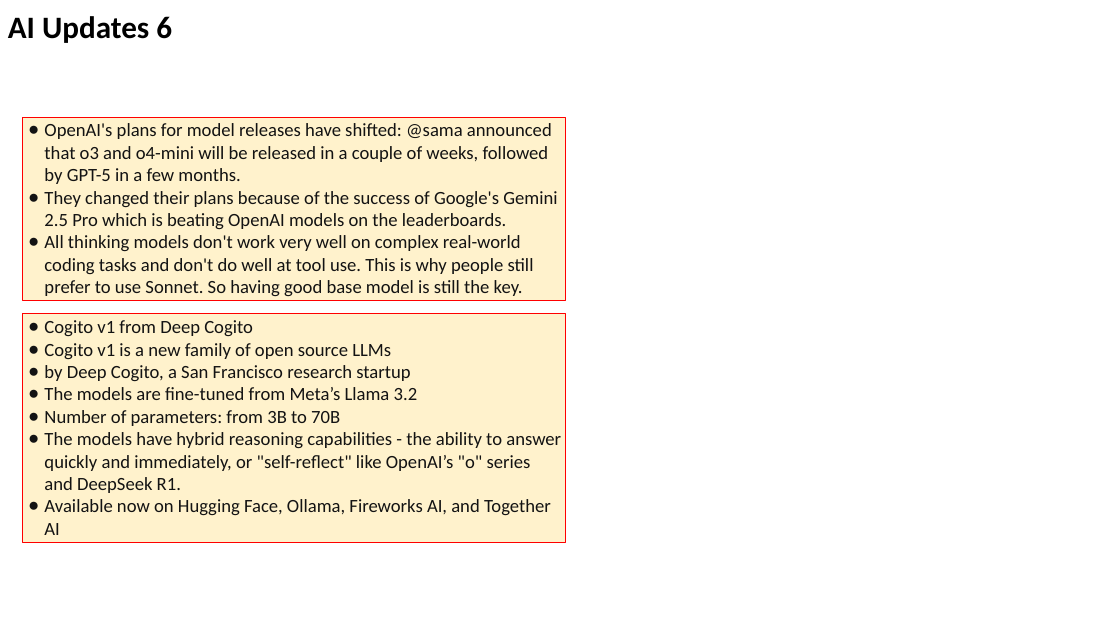
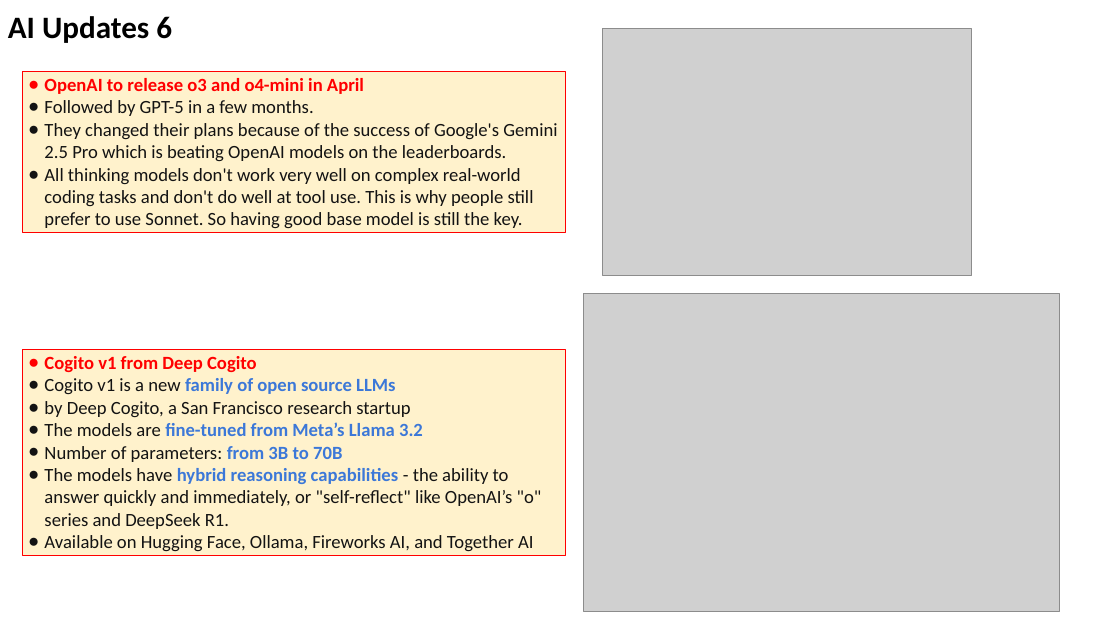
Before and after one commit to lselector/seminar, a slide deck: slide 13 of 2025/2025-04-11-AI-Updates.pptx. Drawn at 1120x630 pixels with LibreOffice and Linux fonts; fonts in the diff are those of the drawing; grey boxes stand for pictures. Boxes give left, top, right and bottom in pixels: in the first picture for what was removed or moved away, otherwise in the second. Text is boxed around its words. In the diff, an @@ line names an element or a change of style, - is before the commit and + after.

```diff
--- a/2025/2025-04-11-AI-Updates.pptx
+++ b/2025/2025-04-11-AI-Updates.pptx
@@ picture added at bbox=[603, 29, 972, 276] @@
@@ rectangle "OpenAI to release o3 and ...": place and size @@
-rectangle "OpenAI to release o3 and ..." at bbox=[22, 118, 566, 301]
+rectangle "OpenAI to release o3 and ..." at bbox=[22, 72, 566, 232]
@@ text in rectangle at bbox=[44, 78, 364, 116]: text changed; text colour #131313 to #FF0000; bold on @@
-● OpenAI's plans for model releases have shifted: @sama announced that o3 and o4-mini will be released in a couple of weeks, followed by GPT-5 in a few months.
+● OpenAI to release o3 and o4-mini in April
+● Followed by GPT-5 in a few months.
@@ picture added at bbox=[584, 293, 1060, 610] @@
@@ rectangle "Cogito v1 from Deep Cogito": place and size @@
-rectangle "Cogito v1 from Deep Cogito" at bbox=[22, 314, 566, 542]
+rectangle "Cogito v1 from Deep Cogito" at bbox=[22, 349, 566, 556]
@@ text in rectangle at bbox=[44, 356, 542, 529]: text colour #131313 to #FF0000 in "Cogito v1 from Deep Cogito"; bold on in "Cogito v1 from Deep Cogito", "family of open source LLMs", "fine-tuned from Meta’s Llama 3.2", "from 3B to 70B" and 1 more places; text colour #131313 to #3C78D8 in "family of open source LLMs", "fine-tuned from Meta’s Llama 3.2", "from 3B to 70B", "hybrid reasoning capabilities"; bullet colour #131313 to #FF0000 @@
@@ text in rectangle at bbox=[44, 535, 533, 552]: text changed @@
-● Available now on Hugging Face, Ollama, Fireworks AI, and Together AI
+● Available on Hugging Face, Ollama, Fireworks AI, and Together AI
```
Also in this commit, not shown: 12 other slides changed, 5 slides added, 1 slide removed.
